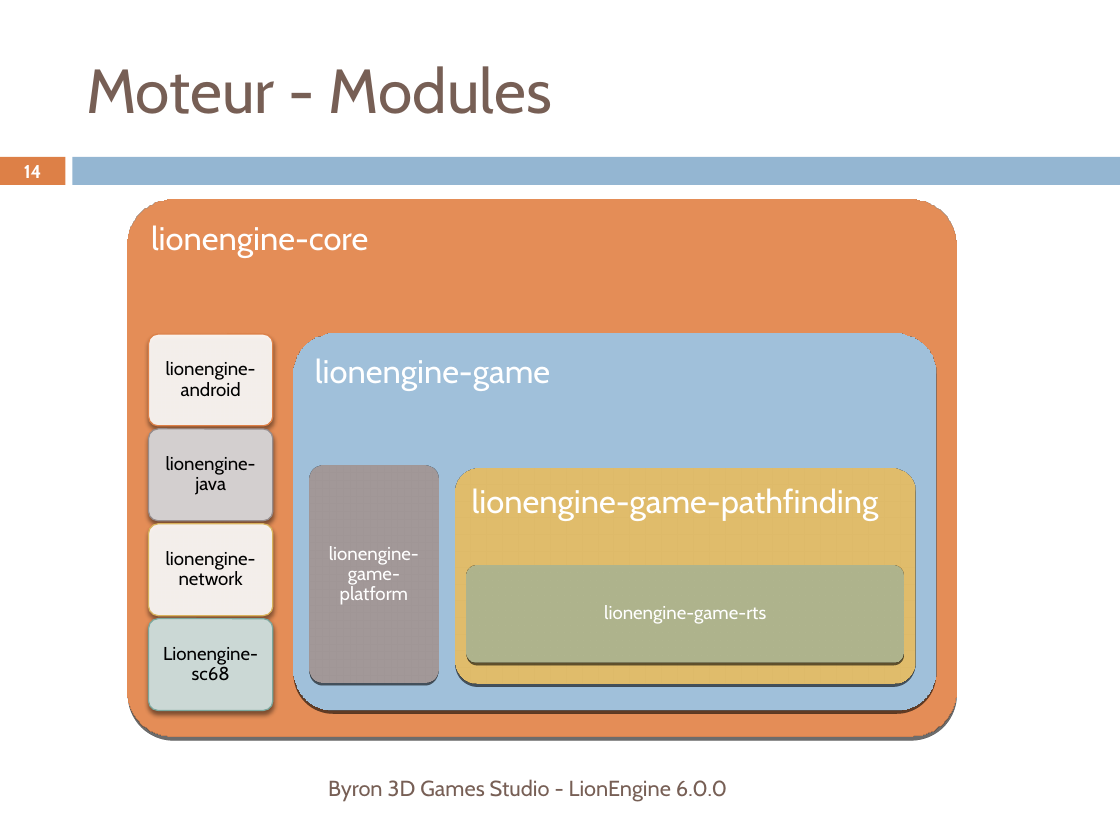
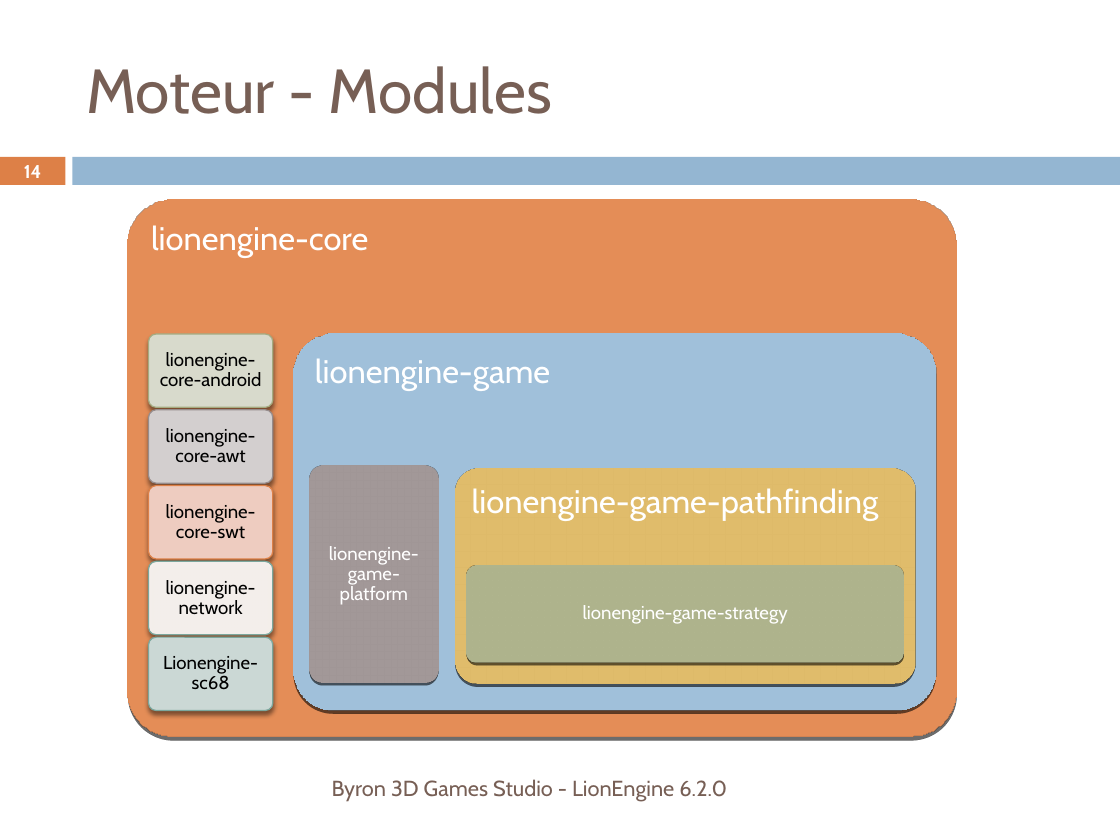
Before and after one commit to b3dgs/lionengine, a slide deck: slide 14 of doc/src/lionengine.pptx. Drawn at 1120x840 pixels with LibreOffice and Linux fonts; fonts in the diff are those of the drawing. Boxes give left, top, right and bottom in pixels: in the first picture for what was removed or moved away, otherwise in the second. Text is boxed around its words. In the diff, an @@ line names an element or a change of style, - is before the commit and + after.

```diff
--- a/doc/src/lionengine.pptx
+++ b/doc/src/lionengine.pptx
@@ rounded rectangle: place and size @@
-rounded rectangle at <box>149,334,273,426</box>
+rounded rectangle at <box>149,334,273,408</box>
@@ rounded rectangle at <box>149,334,273,408</box>: fill #FFFFFF at 90% opacity to #D8DACD; outline #DD8047 0.79 pt to #A5AB81 0.79 pt @@
@@ text at <box>160,352,262,386</box>: text changed @@
-lionengine-android
+lionengine-core-android
@@ rounded rectangle: place and size @@
-rounded rectangle at <box>149,429,273,521</box>
+rounded rectangle at <box>149,410,273,484</box>
@@ text at <box>166,428,256,462</box>: text changed @@
-lionengine-java
+lionengine-core-awt
@@ rounded rectangle added at <box>149,486,273,560</box>, fill #EFCDC1, outline #DD8047 0.79 pt @@
@@ text added at <box>166,504,256,539</box>, 12 pt, text #000000 @@
+lionengine-core-swt
@@ rounded rectangle: place and size @@
-rounded rectangle at <box>149,524,273,616</box>
+rounded rectangle at <box>149,561,273,635</box>
@@ rounded rectangle at <box>149,561,273,635</box>: outline #D8B25C 0.79 pt to #7BA79D 0.79 pt @@
@@ text "lionengine-network": place and size @@
-text "lionengine-network" at <box>166,551,256,586</box>
+text "lionengine-network" at <box>166,580,256,615</box>
@@ text at <box>583,605,788,624</box>: text changed @@
-lionengine-game-rts
+lionengine-game-strategy
@@ rounded rectangle: place and size @@
-rounded rectangle at <box>149,618,273,710</box>
+rounded rectangle at <box>149,637,273,711</box>
@@ text "Lionengine-sc68": place and size @@
-text "Lionengine-sc68" at <box>163,647,258,681</box>
+text "Lionengine-sc68" at <box>163,656,258,690</box>
@@ text at <box>332,779,727,801</box>: text changed @@
-Byron 3D Games Studio - LionEngine 6.0.0
+Byron 3D Games Studio - LionEngine 6.2.0
```
Also in this commit, not shown: 48 other slides changed.
